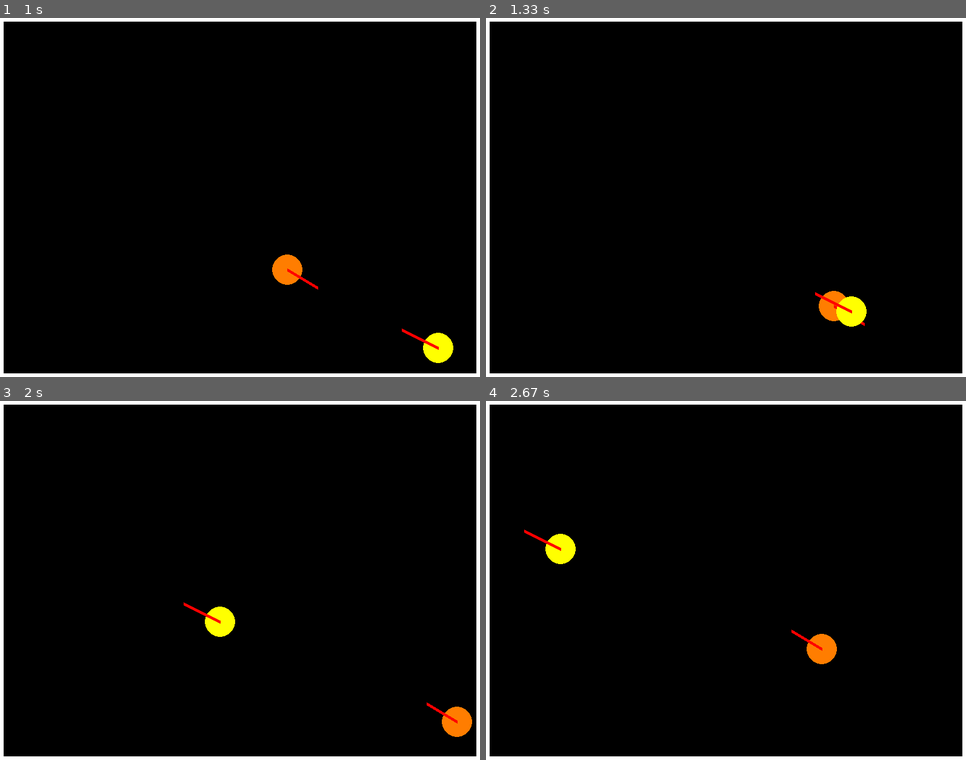
Above: before the commit, frames 1-4 (two rows, left to right).
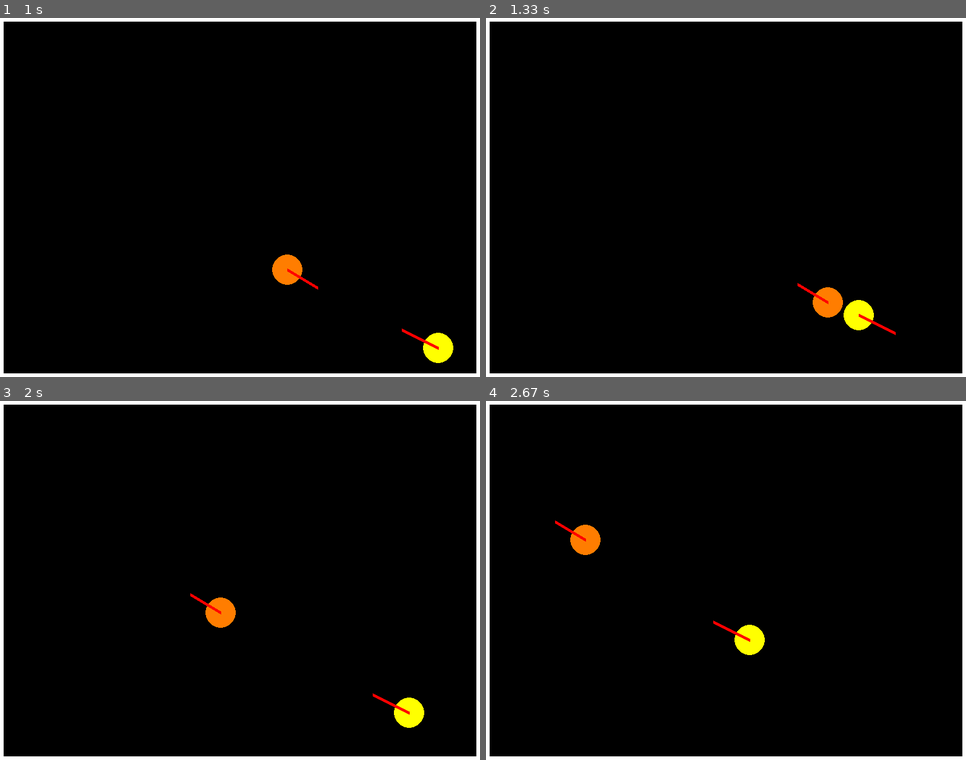
Above: after the commit, the same moments.

Repository: Dasani1/Pygame-Torture
Game: pygame game, started from Collider.py
The game is run twice, just before and just after one commit, with the same random seed, the same clock (stepped at 60 frames per second) and the same inputs.
Inputs:
- Up to frame 1 (1 s): no input
- Up to frame 2 (1.33 s): no input
- Up to frame 3 (2 s): no input
- Up to frame 4 (2.67 s): no input

Frame 1 is identical in both runs. In frame 2, 0.6% of the frame differs, in the area x 64-86%, y 73-89%; in frame 3, 1.5%; in frame 4, 1.8%, in the area x 7-74%, y 33-74%.

Commit message:
TECHNICALLY a 2d collision engine as long as the mass are the same

Diff:
--- a/Circle.py
+++ b/Circle.py
@@ -95,7 +95,6 @@
     bad.move()
     bad.draw()
     Round.draw()
-    unround.draw()
 
     # flip() updates the screen to make our changes visible
     pygame.display.flip()
--- a/Collider.py
+++ b/Collider.py
@@ -53,11 +53,36 @@
 
         #Now to find direction...
         self.collide = False
+    def collision(self,pos,speed):
+        x = pos[0]
+        y = pos[1]
+        sx = speed[0]
+        sy = speed[1]
+        self.speedx *= -1
+        self.speedy *= -1
+
+        return (sx,sy)*-1
+
+        print("Collision Detected")
+
+    #Need to find a way to make it detect it's in the radius of the other object
+
+    def getSpeed(self):
+        return [self.speedx,self.speedy]
+    def getPos(self):
+        return [self.xpos,self.ypos]
+    def getRadius(self):
+        return self.r
 
     def setSpeedx(self,speed):
         self.speedx *= speed
     def setSpeedy(self,speed):
         self.speedy *= speed
+
+    def setSpeed(self,speed):
+        self.speedx = speed[0]
+        self.speedy = speed[1]
+
     def setColour(self,colour):
         if colour == colours.index(self.colour):
             if colour >= 5:
@@ -95,6 +120,7 @@
 circle1 = Box(random.randint(100,700),random.randint(100,500),random.randint(3,6),random.randint(3,6),25) #xy positions xy speeds and radius
 circle2 = Box(random.randint(100,700),random.randint(100,500),random.randint(3,6),random.randint(3,6),25) #xy positions xy speeds and radius
 
+circles = [circle1,circle2]
 barrier = Border()
 running = True
 while running:
@@ -107,15 +133,21 @@
 
     # draw to the screen
     # YOUR CODE HERE
-    # if barrier.collide(block1.getBox()) == "y":
-    #     block1.setSpeedy(-1)
-    #     block1.setColour(random.randint(0,5))
-    # elif barrier.collide(block1.getBox()) == "x":
-    #     block1.setColour(random.randint(0,5))
-    #     block1.setSpeedx(-1)
 
-    circle1.doAll()
-    circle2.doAll()
+    #To detect a collision, do I have to use a nested loop? Is there anything more efficient
+
+    for hit in circles: #For every object created in the array, it will periodically check if something is hitting the other
+        for check in circles:
+            if (abs(hit.getPos()[0] - check.getPos()[0]) <= 50) and (abs(hit.getPos()[1] - check.getPos()[1]) <= 50):
+                if (abs(hit.getPos()[0] - check.getPos()[0]) != 0) and (abs(hit.getPos()[1] - check.getPos()[1]) != 0):
+                    #Second if statement is because first statement would check itself
+                    hit.collision(check.getPos(),check.getSpeed())
+
+
+
+
+    for circle in circles:
+        circle.doAll()
     barrier.draw()
 
 
